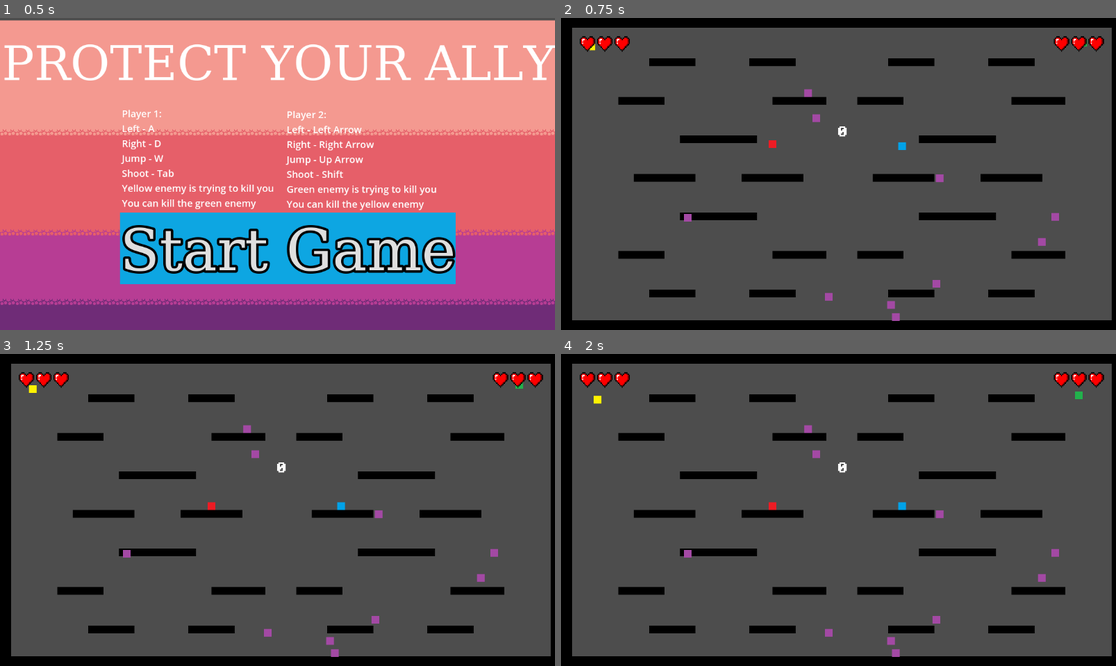
Above: before the commit, frames 1-4 (two rows, left to right).
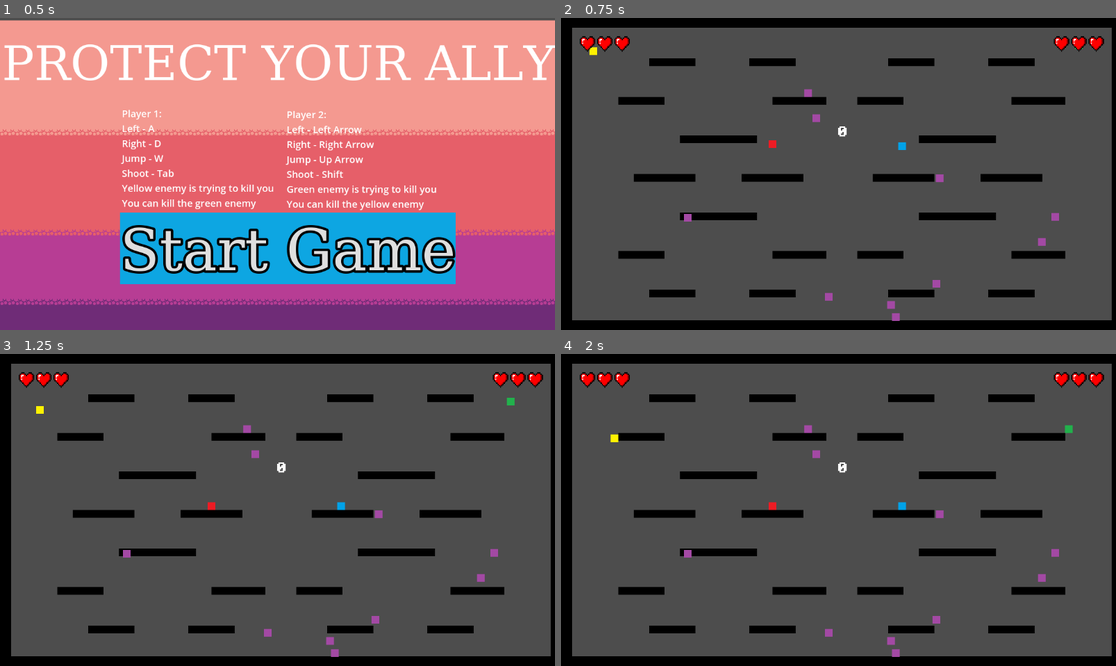
Above: after the commit, the same moments.

Repository: SSkoumal/GameDesignFinalProject
Game: Godot game, scene res://scenes/home_screen.tscn
The game is run twice, just before and just after one commit, with the same random seed, the same clock (stepped at 60 frames per second) and the same inputs.
Inputs:
- Up to frame 1 (0.5 s): no input
- Up to frame 2 (0.75 s): click "Start Game" at 0.5 s
- Up to frame 3 (1.25 s): no input
- Up to frame 4 (2 s): hold Down (aim_down_1) from 1.28 s (still down)

Frame 1 is identical in both runs. In frame 2, less than 0.1% of the frame differs, in the area x 5-95%, y 6-13%; in frame 3, 0.1%; in frame 4, 0.2%, in the area x 5-94%, y 12-29%.

Commit message:
fixed bug where you couldn't progress to the next level without your ally

Diff:
--- a/scripts/enemy_1.gd
+++ b/scripts/enemy_1.gd
@@ -5,7 +5,7 @@
 @export var can_chase: bool = true
 
 #120
-const SPEED = 30.0
+const SPEED = 100.0
 var start_position: Vector2
 
 var owner_id = "player_1"   # or "Player_2" for enemy_2.gd
--- a/scripts/enemy_2.gd
+++ b/scripts/enemy_2.gd
@@ -5,7 +5,7 @@
 @export var can_chase: bool = true
 
 
-const SPEED = 30.0
+const SPEED = 100.0
 var start_position: Vector2
 
 var owner_id = "player_2"   # or "Player_2" for enemy_2.gd
--- a/scripts/game_manager.gd
+++ b/scripts/game_manager.gd
@@ -56,8 +56,10 @@
 	enemy2.global_position = Vector2(447, -290)
 
 	# Teleport players
-	player1.global_position = Vector2(-300, 0)
-	player2.global_position = Vector2(300, 0)
+	if is_instance_valid(player1):
+		player1.global_position = Vector2(-300, 0)
+	if is_instance_valid(player2):
+		player2.global_position = Vector2(300, 0)
 
 	# Reset collectibles
 	var game_node = get_parent()
--- a/scripts/player_1.gd
+++ b/scripts/player_1.gd
@@ -1,7 +1,7 @@
 extends CharacterBody2D
 
 const SPEED = 300.0
-const JUMP_VELOCITY = -400.0
+const JUMP_VELOCITY = -450.0
 
 var gravity = ProjectSettings.get_setting("physics/2d/default_gravity")
 var health := 3
--- a/scripts/player_2.gd
+++ b/scripts/player_2.gd
@@ -1,7 +1,7 @@
 extends CharacterBody2D
 
 const SPEED = 300.0
-const JUMP_VELOCITY = -400.0
+const JUMP_VELOCITY = -450.0
 
 var gravity = ProjectSettings.get_setting("physics/2d/default_gravity")
 var health := 3
